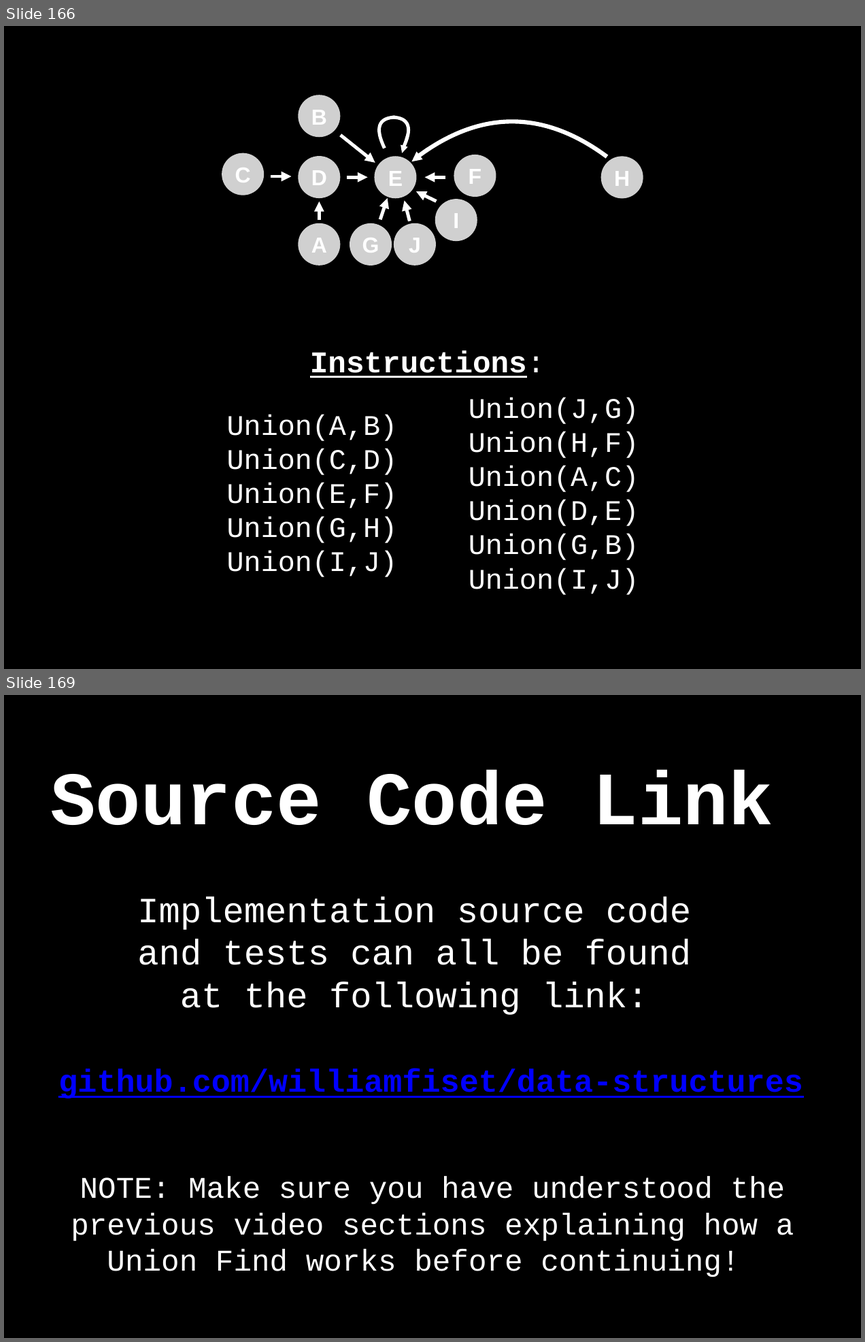
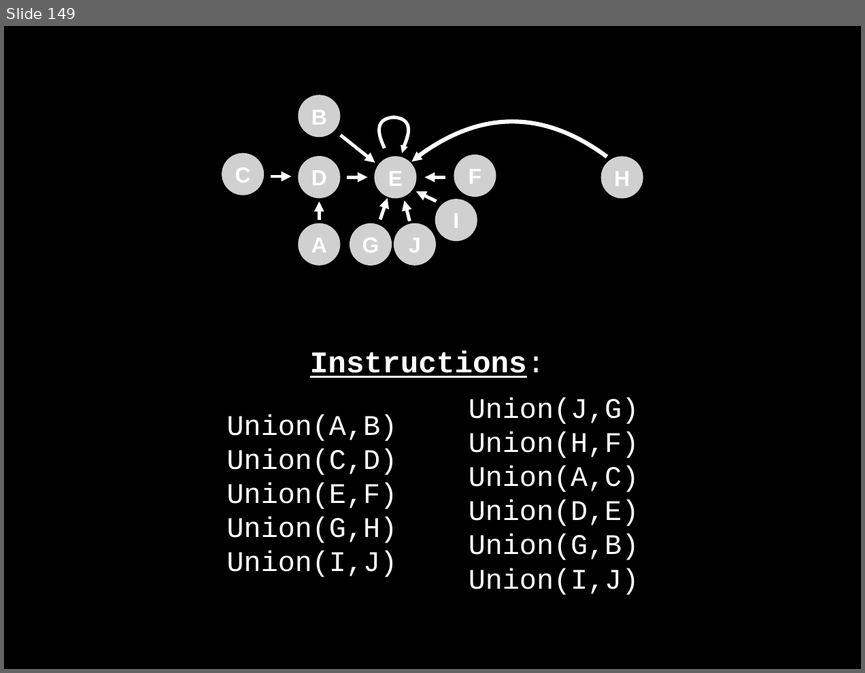
Before and after one commit to williamfiset/DEPRECATED-data-structures, a slide deck: Unionfind/presentation/UnionFind.pptx. Shown one above the other, each under a label of ours: slides 166 and 169 before the commit, slide 149 after it; the slides between them are not shown. The pictures are 865x1342 and 865x673 pixels, drawn with LibreOffice and Linux fonts; fonts in the diff are those of the drawing; grey boxes stand for pictures. Boxes give left, top, right and bottom in pixels: in the first picture for what was removed or moved away, otherwise in the second. Text is boxed around its words. In the diff, an @@ line names an element or a change of style, - is before the commit and + after.

```diff
--- a/Unionfind/presentation/UnionFind.pptx
+++ b/Unionfind/presentation/UnionFind.pptx
@@ slide 169 removed at (x1=4, y1=695, x2=861, y2=1338), background #000000 @@
@@ title removed at (x1=50, y1=770, x2=774, y2=825) @@
-Source Code Link
@@ text removed at (x1=137, y1=896, x2=691, y2=1015) @@
-Implementation source code and tests can all be found at the following link:
@@ text removed at (x1=58, y1=1068, x2=803, y2=1098) @@
-github.com/williamfiset/data-structures
@@ text removed at (x1=71, y1=1176, x2=794, y2=1276) @@
-NOTE: Make sure you have understood the previous video sections explaining how a Union Find works before continuing!
@@ what was slide 166 is now slide 149 @@
```
Also in this commit, not shown: 3 slides changed, 20 other slides removed, 2 other files.
